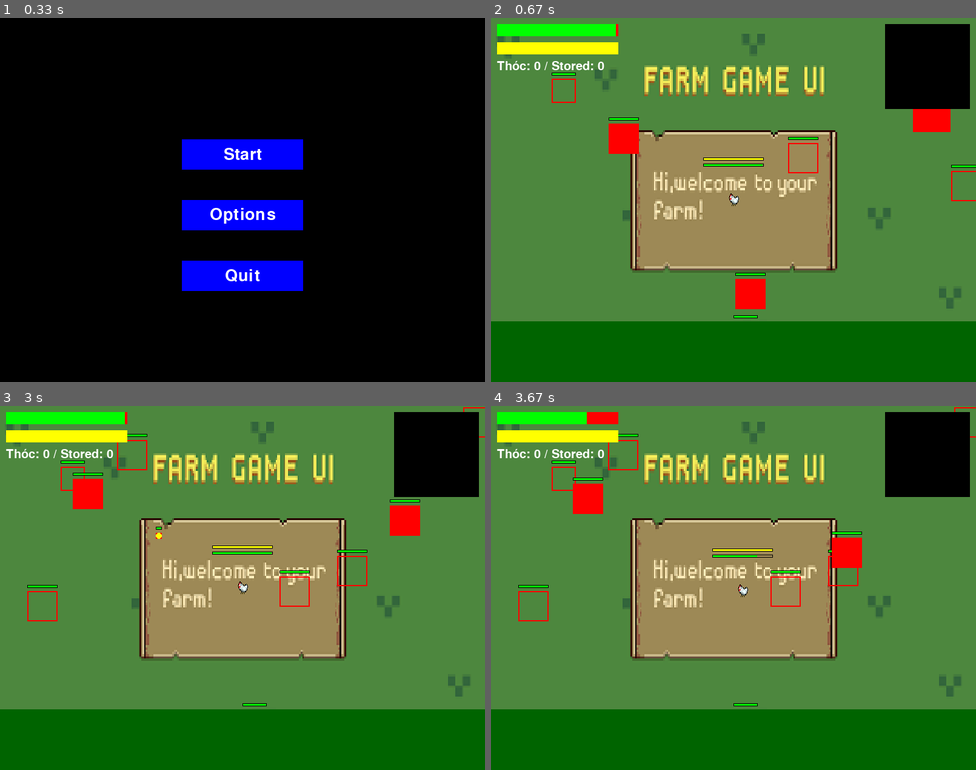
Above: before the commit, frames 1-4 (two rows, left to right).
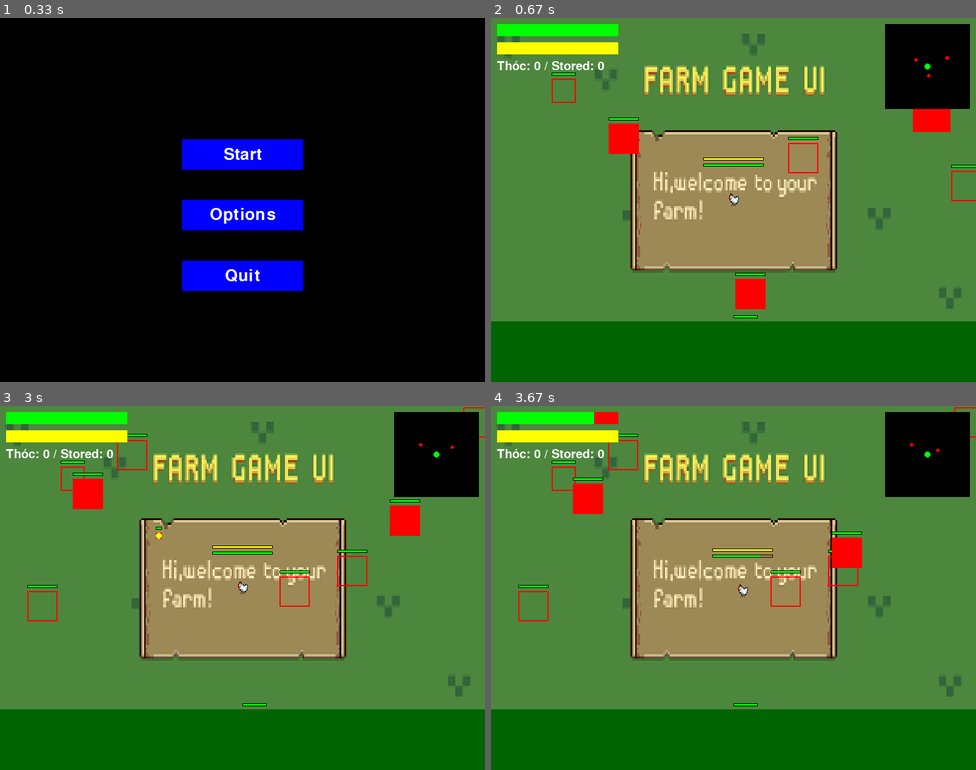
Above: after the commit, the same moments.

Repository: Zakihung/The-Chickening
Game: pygame game, started from main.py
Same seed, same stepped clock (60 frames per second), same inputs: the game is played once before the commit and once after it.
Inputs (mouse positions are in pixels of both pictures, inside the frame that each line leads up to):
- Up to frame 1 (0.33 s): no input
- Up to frame 2 (0.67 s): click "Start" at 0.38 s
- Up to frame 3 (3 s): hold P 0.67-1.13 s; hold D 0.67-1.13 s; move the mouse to (242, 609) at 0.7 s; hold Esc 1.17-1.63 s; hold D 1.17-1.63 s; click "Options" at 1.72 s; hold Esc 2.17-2.63 s; move the mouse to (421, 715) at 2.2 s; click "Start" at 2.72 s
- Up to frame 4 (3.67 s): hold D 3-3.47 s; move the mouse to (738, 624) at 3.03 s; hold W from 3.5 s (still down)

Frame 1 is identical in both runs. In frame 2, less than 0.1% of the frame differs, in the area x 25-95%, y 1-41%; in frame 3, less than 0.1%; in frame 4, less than 0.1%, in the area x 19-93%, y 1-42%.

Commit message:
Update code to Day 60 consistency, full integrate hud/safe_zone/pause

Diff:
--- a/main.py
+++ b/main.py
@@ -20,8 +20,6 @@
     main_menu = MainMenu(screen)
     game_screen = None
     game_over = None
-
-    font = pygame.font.SysFont(None, 40)  # Font for options placeholder
 
     while running:
         delta_time = clock.get_time() / 1000.0
@@ -46,15 +44,15 @@
                 running = False
             main_menu.draw()
         elif state == 'game':
-            game_screen.update(delta_time, keys)
+            game_screen.update(delta_time, keys, events)  # Sửa: Add events as arg
             game_screen.draw_background()
             if not game_screen.player.alive:
                 state = 'game_over'
                 game_over = GameOver(screen)
         elif state == 'options':
-            # Placeholder options: Esc back, draw title
-            screen.fill(COLOR_BLACK)  # Sửa: screen.fill (no self)
-            title = font.render('Options (Esc to back)', True, COLOR_WHITE)
+            # Placeholder options: Esc back
+            screen.fill(COLOR_BLACK)
+            title = pygame.font.SysFont(None, 40).render('Options (Esc to back)', True, COLOR_WHITE)
             screen.blit(title, (SCREEN_WIDTH//2 - 150, 100))
         elif state == 'game_over':
             action = game_over.update(events)
--- a/modules/screens/game_screen.py
+++ b/modules/screens/game_screen.py
@@ -1,13 +1,11 @@
 # modules/screens/game_screen.py
 import pygame
-
-from modules.skills import Skills
-from modules.utils.constants import SCREEN_WIDTH, SCREEN_HEIGHT, COLOR_GREEN
+from modules.utils.constants import SCREEN_WIDTH, SCREEN_HEIGHT, COLOR_GREEN, COLOR_WHITE
 from modules.entities.player import Player
 from modules.managers.level_manager import LevelManager
 from modules.managers.item_manager import ItemManager
+from modules.screens.safe_zone import SafeZone
 from modules.utils.hud import Hud
-
 
 class GameScreen:
     def __init__(self, screen, sound_manager):
@@ -19,10 +17,28 @@
         self.player.enemies = self.level_manager.enemies
         self.resources = []
         self.item_manager = ItemManager()
-        self.skills = Skills()
-        self.hud = Hud(self.screen, self.player)
+        self.hud = Hud(self.screen, self.player, self.level_manager.enemies)
+        self.paused = False
+        self.safe_zone = None
+        self.font = pygame.font.SysFont(None, 50)  # For paused text
 
-    def update(self, delta_time, keys):
+    def update(self, delta_time, keys, events):
+        """Update with events for safe_zone."""
+        if keys[pygame.K_p]:  # Toggle pause
+            self.paused = not self.paused
+
+        if self.paused:
+            return  # No update if paused
+
+        if keys[pygame.K_s] and not self.safe_zone:
+            self.safe_zone = SafeZone(self.screen, self.player)
+
+        if self.safe_zone:
+            action = self.safe_zone.update(events)
+            if action == 'back' or keys[pygame.K_ESCAPE]:
+                self.safe_zone = None
+            return  # No other update in safe_zone
+
         self.player.update(delta_time, keys)
         self.level_manager.update(delta_time, self.player)
 
@@ -38,17 +54,18 @@
             item_id = self.player.inventory.pop(0)  # Equip first
             self.item_manager.equip_item(self.player, item_id)
 
-        if keys[pygame.K_b]:
-            self.skills.choose_branch(self.player, 'bomb')  # Test change branch
-
-        if not self.player.invincible:
-            self.player.take_damage(0.1)  # Test, remove later
-
     def draw_background(self):
         self.screen.fill(self.background_color)
         self.level_manager.draw(self.screen)
         self.player.draw(self.screen)
-        self.hud.draw()
         for res in self.resources:
             res.draw(self.screen)
+        self.hud.draw()
         pygame.draw.rect(self.screen, (0, 100, 0), (0, SCREEN_HEIGHT - 100, SCREEN_WIDTH, 100))  # Grass placeholder
+
+        if self.paused:
+            paused_text = self.font.render('Paused', True, COLOR_WHITE)
+            self.screen.blit(paused_text, (SCREEN_WIDTH//2 - 100, SCREEN_HEIGHT//2))
+
+        if self.safe_zone:
+            self.safe_zone.draw()
--- a/modules/screens/safe_zone.py
+++ b/modules/screens/safe_zone.py
@@ -1,14 +1,45 @@
+import pygame
+from modules.utils.constants import SCREEN_WIDTH, SCREEN_HEIGHT, COLOR_BLACK, COLOR_WHITE, COLOR_BLUE
+
 class SafeZone:
     def __init__(self, screen, player):
+        """
+        Chuồng Gà - Safe Zone: Shop, skills, missions.
+        """
         self.screen = screen
         self.player = player
-        self.buttons = [{'text': 'Store Thóc', 'rect': ..., 'action': 'store'}]
-        # Add shop/skills
+        self.buttons = [
+            {'text': 'Store Thóc', 'rect': pygame.Rect(SCREEN_WIDTH//2 - 100, 100, 200, 50), 'action': 'store'},
+            {'text': 'Shop', 'rect': pygame.Rect(SCREEN_WIDTH//2 - 100, 200, 200, 50), 'action': 'shop'},
+            {'text': 'Skills Upgrade', 'rect': pygame.Rect(SCREEN_WIDTH//2 - 100, 300, 200, 50), 'action': 'skills'},
+            {'text': 'Missions', 'rect': pygame.Rect(SCREEN_WIDTH//2 - 100, 400, 200, 50), 'action': 'missions'},
+            {'text': 'Back', 'rect': pygame.Rect(SCREEN_WIDTH//2 - 100, 500, 200, 50), 'action': 'back'}
+        ]
+        self.font = pygame.font.SysFont(None, 40)
 
-    def update(self, events, action=None):
-        # Handle click store player.store_thoc()
-        return action or None
+    def update(self, events):
+        """Handle click return action."""
+        for event in events:
+            if event.type == pygame.MOUSEBUTTONDOWN:
+                mouse_pos = pygame.mouse.get_pos()
+                for button in self.buttons:
+                    if button['rect'].collidepoint(mouse_pos):
+                        if button['action'] == 'store':
+                            self.player.store_thoc()
+                        elif button['action'] == 'shop':
+                            print("Shop placeholder")  # Open shop UI later
+                        elif button['action'] == 'skills':
+                            print("Skills upgrade placeholder")  # Call skills.upgrade
+                        elif button['action'] == 'missions':
+                            print("Missions board placeholder")  # Tasks for thóc
+                        return button['action']
+        return None
 
     def draw(self):
-        return
-        # Draw safe zone bg/buttons
+        """Draw safe zone."""
+        self.screen.fill(COLOR_BLUE)
+        for button in self.buttons:
+            pygame.draw.rect(self.screen, COLOR_BLACK, button['rect'])
+            text = self.font.render(button['text'], True, COLOR_WHITE)
+            text_rect = text.get_rect(center=button['rect'].center)
+            self.screen.blit(text, text_rect)
--- a/modules/utils/hud.py
+++ b/modules/utils/hud.py
@@ -5,10 +5,13 @@
 
 
 class Hud:
-    def __init__(self, screen, player):
+    def __init__(self, screen, player, enemies):
         self.screen = screen
         self.player = player
+        self.enemies = enemies  # List for minimap
         self.font = pygame.font.SysFont(None, 30)
+        self.minimap_rect = pygame.Rect(SCREEN_WIDTH - 150, 10, 140, 140)
+        self.minimap_scale = 0.1  # Scale pos /10
 
     def draw(self):
         # HP bar
@@ -22,6 +25,17 @@
         # Thóc text
         thoc_text = self.font.render(f"Thóc: {self.player.thoc_collected} / Stored: {self.player.thoc_stored}", True, COLOR_WHITE)
         self.screen.blit(thoc_text, (10, 70))
-        # Minimap placeholder
-        pygame.draw.rect(self.screen, COLOR_BLACK, (SCREEN_WIDTH - 150, 10, 140, 140))
-        # Draw player/enemies on minimap (scale pos /10)
+        # Minimap
+        pygame.draw.rect(self.screen, COLOR_BLACK, self.minimap_rect)
+        # Player dot green center minimap
+        player_mini_x = self.minimap_rect.centerx
+        player_mini_y = self.minimap_rect.centery
+        pygame.draw.circle(self.screen, COLOR_GREEN, (player_mini_x, player_mini_y), 5)
+        # Enemies dots red scale pos
+        for enemy in self.enemies:
+            rel_x = (enemy.rect.centerx - self.player.rect.centerx) * self.minimap_scale
+            rel_y = (enemy.rect.centery - self.player.rect.centery) * self.minimap_scale
+            enemy_mini_x = player_mini_x + rel_x
+            enemy_mini_y = player_mini_y + rel_y
+            if self.minimap_rect.collidepoint(enemy_mini_x, enemy_mini_y):
+                pygame.draw.circle(self.screen, COLOR_RED, (enemy_mini_x, enemy_mini_y), 3)
